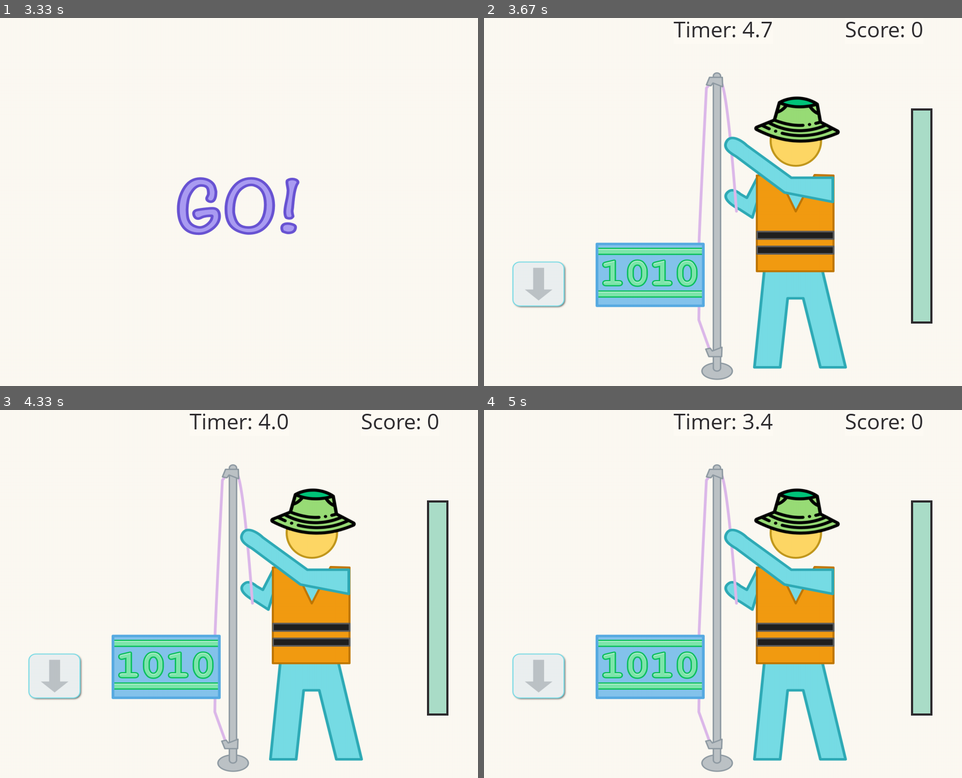
Above: before the commit, frames 1-4 (two rows, left to right).
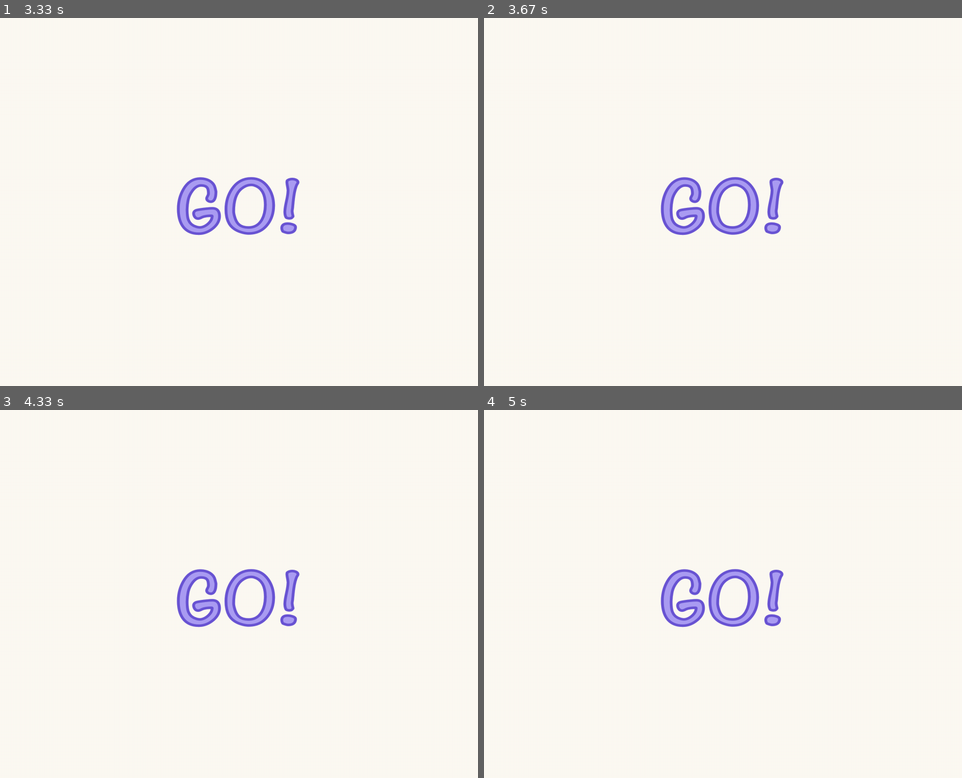
Above: after the commit, the same moments.

Repository: jwl-7/Stick-Bop
Game: pygame game, started from stick-bop.py
Two runs of this game, one before a commit and one after it. Both use one fixed random seed, a clock stepped at 60 frames per second and the inputs below.
Inputs:
- Up to frame 1 (3.33 s): tap Enter at 0.33 s; hold Left from 3.23 s (still down)
- Up to frame 2 (3.67 s): keep holding Left
- Up to frame 3 (4.33 s): release Left at 3.7 s
- Up to frame 4 (5 s): no input

Frame 1 is identical in both runs. In frame 2, 22% of the frame differs, in the area x 5-94%, y 0-99%; in frame 3, 22%; in frame 4, 22%.

Commit message:
added prototypes for new tasks

Diff:
--- a/data/main.py
+++ b/data/main.py
@@ -18,9 +18,12 @@
             'mining': states.Mining(),
             'woodchopping': states.Woodchopping(),
             'flagraising': states.Flagraising(),
-            #'hammering': states.Hammering(),
-            #'waterpumping': states.Waterpumping(),
-            #'excalibur': states.Excalibur()
+            'hammering': states.Hammering(),
+            'tirepumping': states.Tirepumping(),
+            'excalibur1': states.Excalibur1(),
+            'excalibur2': states.Excalibur2(),
+            'excalibur3': states.Excalibur3(),
+            'excalibur4': states.Excalibur4()
         }
     game.setup_states(state_dict, 'loading')
     game.game_loop()
--- a/data/state_machine.py
+++ b/data/state_machine.py
@@ -106,8 +106,8 @@
         'mining',
         'woodchopping',
         'flagraising',
-        #'hammering',
-        #'waterpumping'
+        'hammering',
+        'tirepumping'
         ]
 
     def __init__(self):
--- a/data/states.py
+++ b/data/states.py
@@ -306,7 +306,6 @@
 
 class Flagraising(state_machine.State):
     """Flagraising task."""
-    # key sequence = down, up, down, up, down, up, down, up, down, up
 
     def __init__(self):
         state_machine.State.__init__(self)
@@ -378,47 +377,101 @@
 
 class Hammering(state_machine.State):
     """Hammering task."""
-    # key sequence = space, space, space, space, space
-
-    def __init__(self):
-        state_machine.State.__init__(self)
-        self.__dict__.update(state_machine.settings)
-
-    def startup(self):
-        pass
-
-    def get_event(self, event):
-        pass
-
-    def update(self, screen, dt):
-        pass
-
-    def draw(self, screen):
-        pass
-
-class Waterpumping(state_machine.State):
-    """Waterpumping task."""
-    # key sequence = down, up, down, up, down, up, down, up, down, up
-
-    def __init__(self):
-        state_machine.State.__init__(self)
-        self.__dict__.update(state_machine.settings)
-
-    def startup(self):
-        pass
-
-    def get_event(self, event):
-        pass
-
-    def update(self, screen, dt):
-        pass
-
-    def draw(self, screen):
-        pass
-
-class Excalibur(state_machine.State):
-    """Excalibur task."""
-    # key sequence = up, up, down, down, left, right, left, right, space, space
+
+    def __init__(self):
+        state_machine.State.__init__(self)
+        self.__dict__.update(state_machine.settings)
+
+    def startup(self):
+        pass
+
+    def get_event(self, event):
+        pass
+
+    def update(self, screen, dt):
+        pass
+
+    def draw(self, screen):
+        pass
+
+class Tirepumping(state_machine.State):
+    """Tirepumping task."""
+
+    def __init__(self):
+        state_machine.State.__init__(self)
+        self.__dict__.update(state_machine.settings)
+
+    def startup(self):
+        pass
+
+    def get_event(self, event):
+        pass
+
+    def update(self, screen, dt):
+        pass
+
+    def draw(self, screen):
+        pass
+
+class Excalibur1(state_machine.State):
+    """Excalibur1 task."""
+
+    def __init__(self):
+        state_machine.State.__init__(self)
+        self.__dict__.update(state_machine.settings)
+
+    def startup(self):
+        pass
+
+    def get_event(self, event):
+        pass
+
+    def update(self, screen, dt):
+        pass
+
+    def draw(self, screen):
+        pass
+
+class Excalibur2(state_machine.State):
+    """Excalibur2 task."""
+
+    def __init__(self):
+        state_machine.State.__init__(self)
+        self.__dict__.update(state_machine.settings)
+
+    def startup(self):
+        pass
+
+    def get_event(self, event):
+        pass
+
+    def update(self, screen, dt):
+        pass
+
+    def draw(self, screen):
+        pass
+
+class Excalibur3(state_machine.State):
+    """Excalibur3 task."""
+
+    def __init__(self):
+        state_machine.State.__init__(self)
+        self.__dict__.update(state_machine.settings)
+
+    def startup(self):
+        pass
+
+    def get_event(self, event):
+        pass
+
+    def update(self, screen, dt):
+        pass
+
+    def draw(self, screen):
+        pass
+
+class Excalibur4(state_machine.State):
+    """Excalibur4 task."""
 
     def __init__(self):
         state_machine.State.__init__(self)
